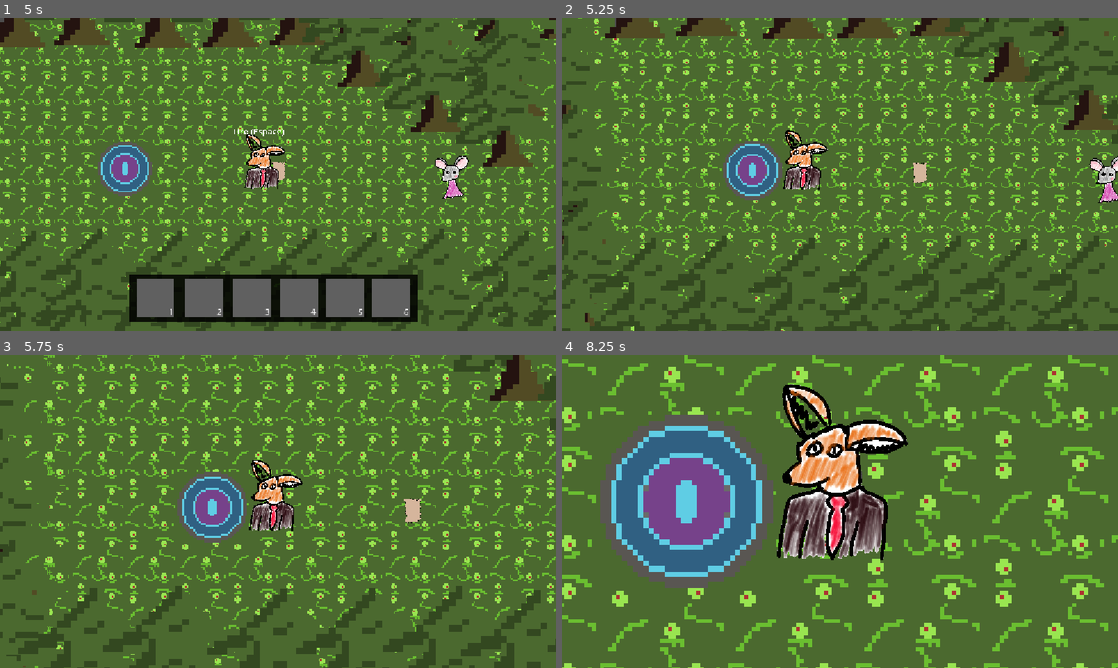
Above: before the commit, frames 1-4 (two rows, left to right).
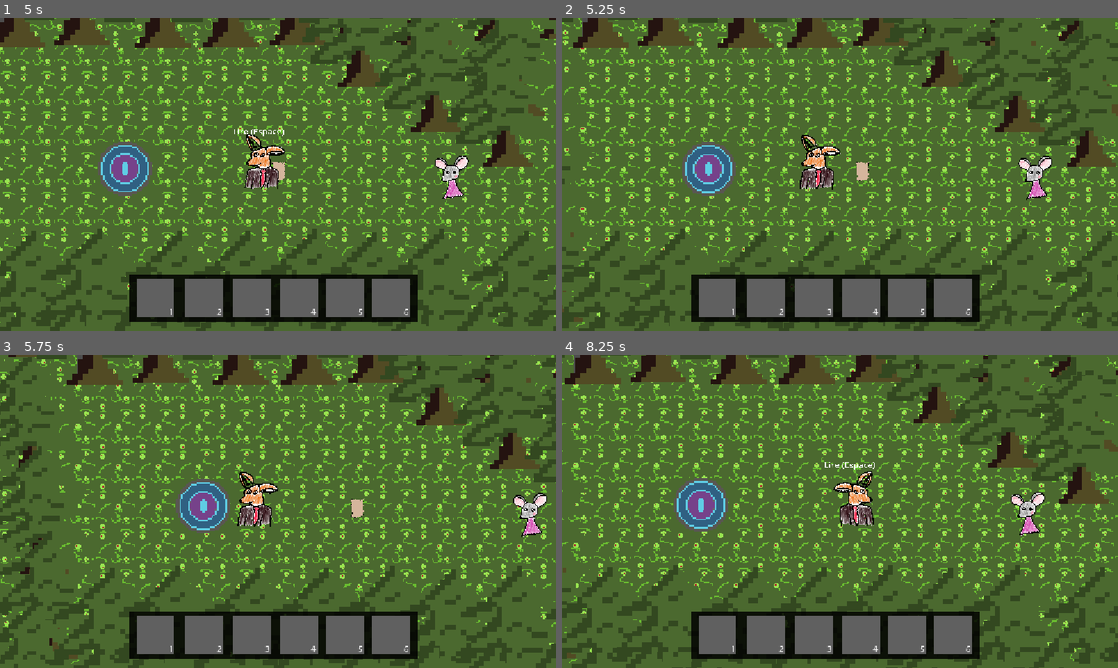
Above: after the commit, the same moments.

Repository: ygrecky/GameJam1
Game: Godot game, scene res://scenes/game_controller.tscn
The game is run twice, just before and just after one commit, with the same random seed, the same clock (stepped at 60 frames per second) and the same inputs.
Inputs (mouse positions are in pixels of both pictures, inside the frame that each line leads up to):
- Up to frame 1 (5 s): click (278, 215) at 0.5 s; hold Right (right) 1.28-2.03 s; hold Q (A) 1.28-2.03 s; hold Down (down) 2.03-2.78 s; tap E (E) at 2.1 s; hold Right (right) 2.78-3.53 s; hold 1 (Slot 1) 2.78-3.53 s; hold Up (up) 3.53-4.28 s; tap 2 (Slot 2) at 3.6 s; hold Left (left) from 4.28 s (still down); hold 3 (Slot 3) from 4.28 s (still down)
- Up to frame 2 (5.25 s): keep holding Left (left); release 3 (Slot 3) at 5.03 s; tap 4 (Slot 4) at 5.1 s
- Up to frame 3 (5.75 s): keep holding Left (left)
- Up to frame 4 (8.25 s): release Left (left) at 5.78 s; hold Down (down) 5.78-6.53 s; hold 5 (Slot 5) 5.78-6.53 s; hold Right (right) 6.53-7.28 s; tap 6 (Slot 6) at 6.6 s; hold Up (up) 7.28-8.03 s; hold Space (action_1) 7.28-8.03 s; hold Right (right) from 8.03 s (still down); tap Q (A) at 8.1 s

Frame 1 is identical in both runs. In frame 2, 48% of the frame differs, in the area x 0-100%, y 0-100%; in frame 3, 45%; in frame 4, 56%.

Commit message:
restart fixed

Diff:
--- a/scenes/game_controller.tscn
+++ b/scenes/game_controller.tscn
@@ -19,7 +19,6 @@
 [node name="Menu" parent="." unique_id=1638473399 instance=ExtResource("5_h843c")]
 
 [node name="Resart_boucle" parent="." unique_id=631673236 instance=ExtResource("3_h843c")]
-visible = false
 
 [node name="UI" type="Control" parent="." unique_id=1748935202]
 layout_mode = 3
--- a/scripts/aiguille_horloge.gd
+++ b/scripts/aiguille_horloge.gd
@@ -6,7 +6,7 @@
 # Called when the node enters the scene tree for the first time.
 func _ready() -> void:
 	Global.restart_boucle = false
-	visible = true
+	visible = false
 
 
 # Called every frame. 'delta' is the elapsed time since the previous frame.
@@ -19,7 +19,6 @@
 		set_position(Global.player.position)
 		Global.player.camera.zoom = Vector2(Global.player.camera.zoom.x*1.006, Global.player.camera.zoom.y*1.006)
 		if Global.player.camera.zoom.x > 2:
-			Global.inMenu = true
 			Global.restart_boucle = false
 			visible = false
 			Global.game_controller.restart_loop()
--- a/scripts/global.gd
+++ b/scripts/global.gd
@@ -6,7 +6,7 @@
 var lettre_grimoire = false
 var restart_boucle = true
 var speaker = ""
-var durée_boucle = 5
+var durée_boucle = 210
 
 
 func finir_le_jeu():
Not shown, added: assets/décor/panneau_baron.png.import
Not shown, added: assets/décor/panneau_bibliothèque.png.import
Not shown, added: assets/décor/panneau_forge.png.import
